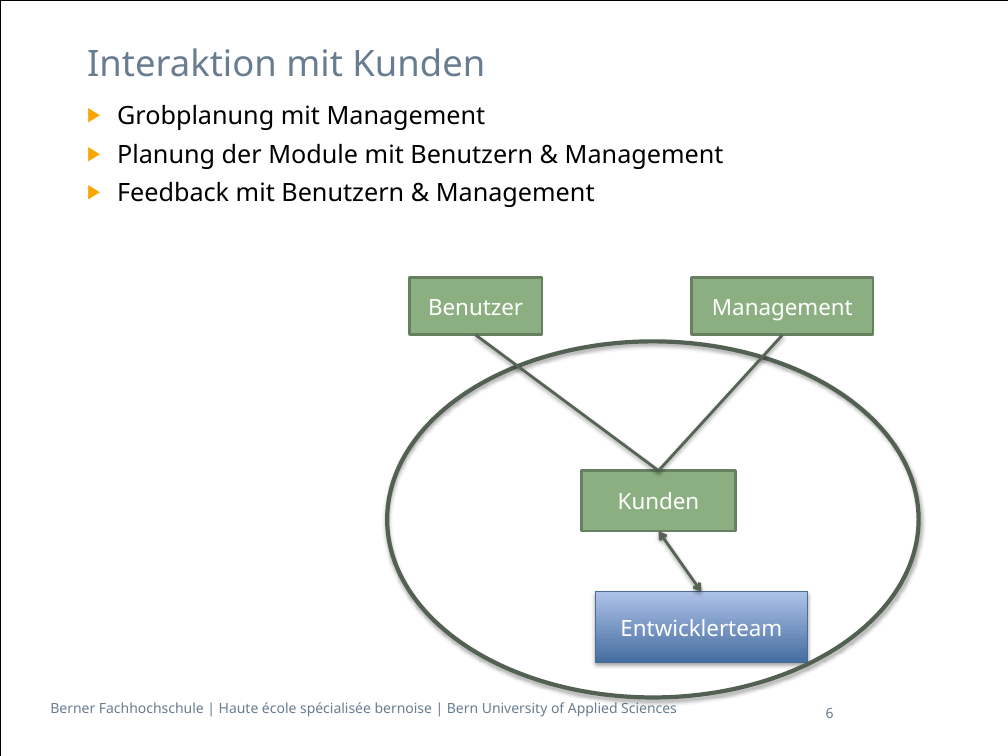
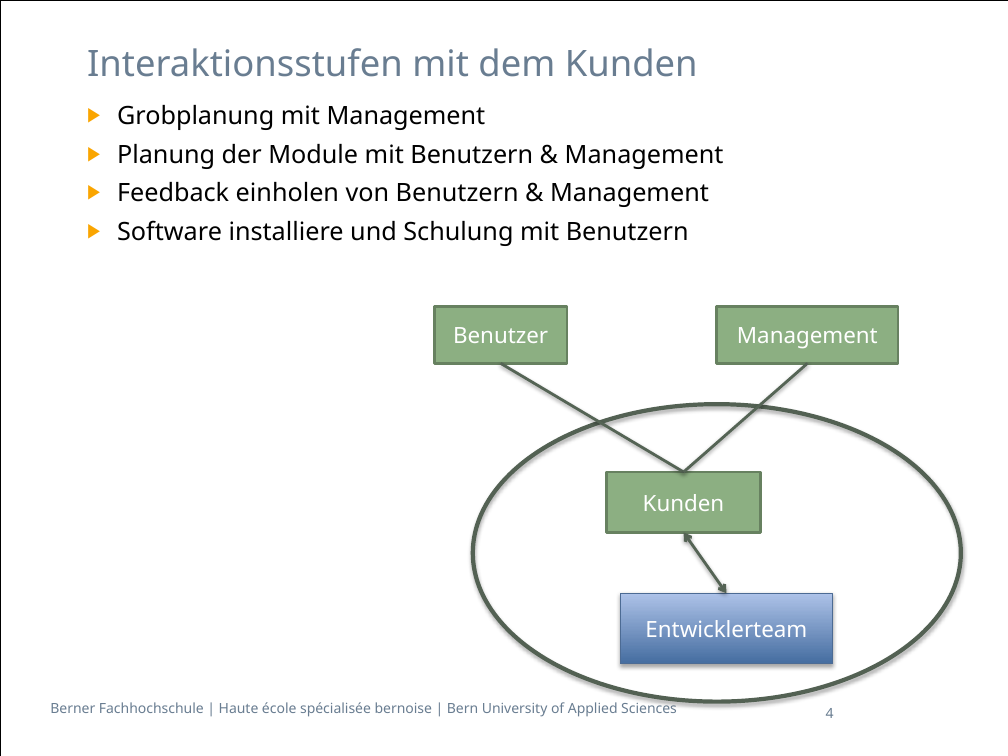
Before and after one commit to zyssm4/ch.bfh.btx8081.w2015.red, a slide deck: slide 4 of doc/Task02/Task02.pptx (slide 6 before the commit). Drawn at 1008x756 pixels with LibreOffice and Linux fonts; fonts in the diff are those of the drawing. Boxes give left, top, right and bottom in pixels: in the first picture for what was removed or moved away, otherwise in the second. Text is boxed around its words. In the diff, an @@ line names an element or a change of style, - is before the commit and + after.

```diff
--- a/doc/Task02/Task02.pptx
+++ b/doc/Task02/Task02.pptx
@@ title at (x1=87, y1=48, x2=698, y2=77): text changed @@
-Interaktion mit Kunden
+Interaktionsstufen mit dem Kunden
@@ text at (x1=117, y1=182, x2=709, y2=246): text changed @@
-▶ Feedback mit Benutzern & Management
+▶ Feedback einholen von Benutzern & Management
+▶ Software installiere und Schulung mit Benutzern
@@ rectangle "Benutzer" moved from (x1=409, y1=278, x2=542, y2=336) to (x1=434, y1=306, x2=568, y2=364) @@
@@ rectangle "Management" moved from (x1=691, y1=278, x2=873, y2=336) to (x1=717, y1=306, x2=898, y2=364) @@
@@ line moved from (476, 335) - (658, 471) to (501, 364) - (683, 472) @@
@@ line moved from (782, 335) - (658, 471) to (807, 364) - (683, 472) @@
@@ ellipse resized from (x1=387, y1=342, x2=918, y2=698) to (x1=473, y1=404, x2=961, y2=702) @@
@@ 2 rectangles, 1 double arrow moved together from (x1=582, y1=471, x2=808, y2=662) to (x1=607, y1=472, x2=833, y2=664) @@
@@ page number at (x1=826, y1=708, x2=834, y2=718): text changed @@
-6
+4
```
Also in this commit, not shown: 1 slide added, 3 slides removed, 1 other file.
